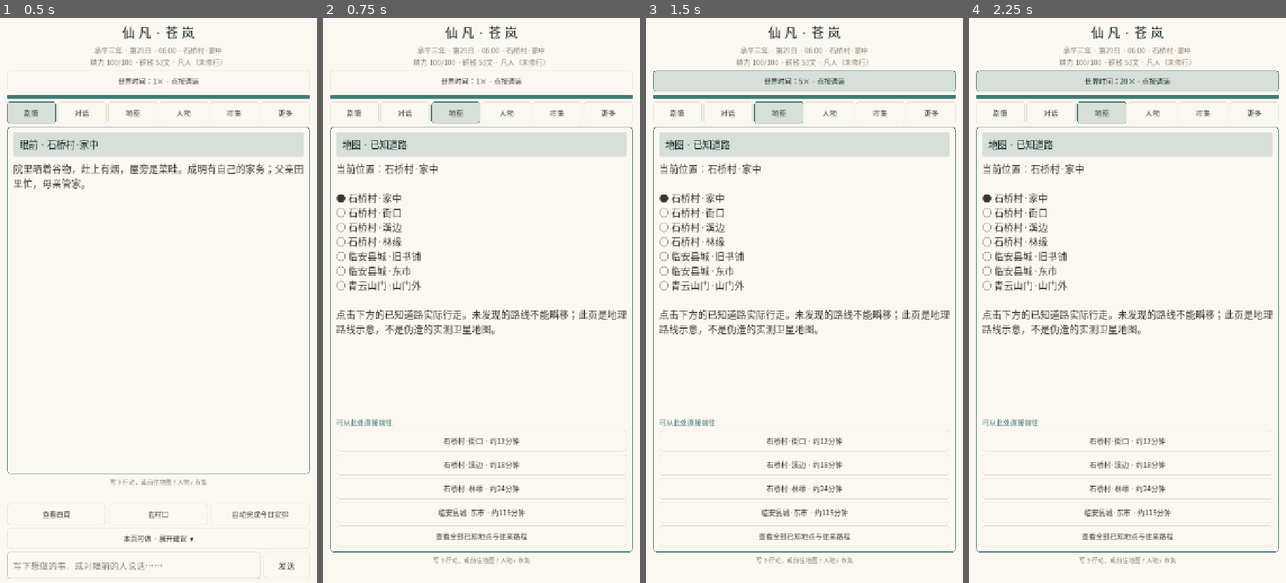
Above: before the commit, frames 1-4 (left to right).
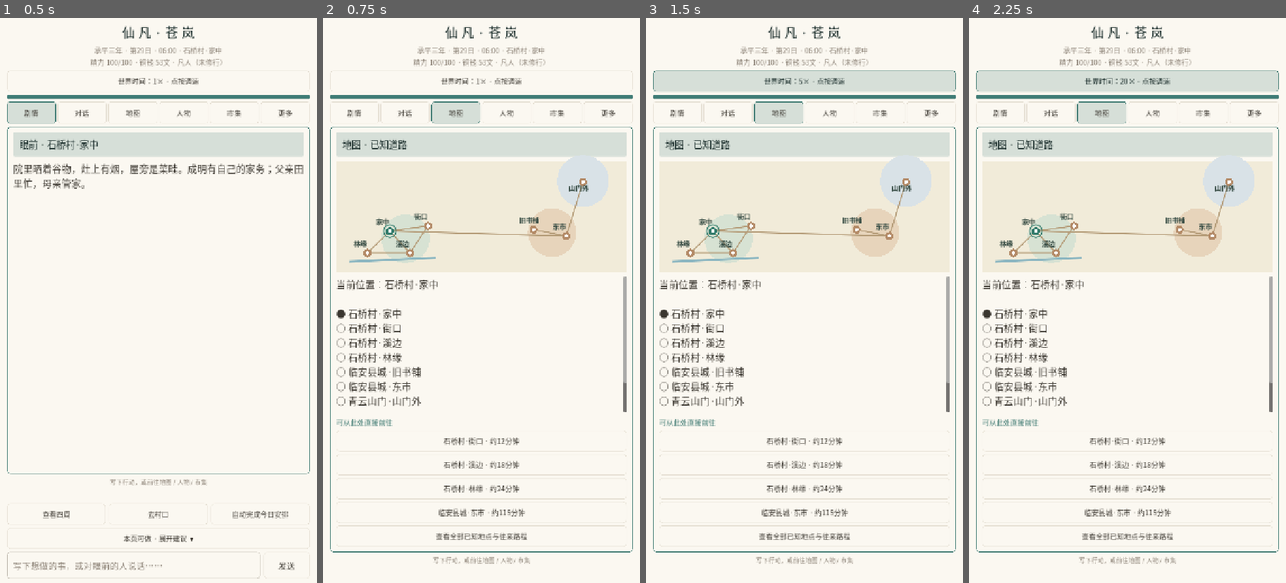
Above: after the commit, the same moments.

Repository: 160701541-cell/xinyanshuo
Game: Godot game, scene res://main.tscn
Same seed, same stepped clock (60 frames per second), same inputs: the game is played once before the commit and once after it.
Inputs:
- Up to frame 1 (0.5 s): no input
- Up to frame 2 (0.75 s): click "地图" at 0.5 s
- Up to frame 3 (1.5 s): click "世界时间：1× · 点按调速" at 1.25 s
- Up to frame 4 (2.25 s): click "世界时间：5× · 点按调速" at 2 s

Frame 1 is identical in both runs. In frame 2, 7.7% of the frame differs, in the area x 4-96%, y 24-70%; in frame 3, 7.7%; in frame 4, 7.7%.

Commit message:
feat(map/ui): integrate tappable Godot illustrated route atlas into dedicated map page

Diff:
--- a/projects/xianfan-living-world/android-text/scripts/main.gd
+++ b/projects/xianfan-living-world/android-text/scripts/main.gd
@@ -53,6 +53,7 @@
 var modal_card: PanelContainer
 var modal_heading_strip: PanelContainer
 var reader_footer: Label
+var route_canvas: XianfanRouteCanvas
 var cancel_ai_button: Button
 var tab_buttons: HBoxContainer
 var actor_buttons: VBoxContainer
@@ -309,6 +310,10 @@
     inside.add_child(paper_heading_strip)
     page_title=_label("眼前",21,JADE_INK)
     paper_heading_strip.add_child(page_title)
+    route_canvas=XianfanRouteCanvas.new()
+    route_canvas.visible=false
+    route_canvas.location_tapped.connect(_on_map_pin)
+    inside.add_child(route_canvas)
     scene_text=RichTextLabel.new()
     scene_text.bbcode_enabled=false
     scene_text.scroll_active=true
@@ -452,11 +457,23 @@
     _close_modal()
     _change_tab(name)
 
+func _on_map_pin(place: String) -> void:
+    if place==str(game.data["place"]):
+        notice.text="你已经在这里。"
+        return
+    for road in XianfanTravelPost.available_routes(str(game.data["place"])):
+        if str(road["to"])==place:
+            _go_from_map(str(road["cmd"]),place)
+            return
+    notice.text="地点已标出，但当前没有可直接抵达的道路。请逐段前往，无法瞬间移动。"
+
 func _show_map() -> void:
     # A route schematic of locations the rule engine can actually reach.
     # Do not pass an unimplemented waypoint to the time/position engine.
     var now:=str(game.data["place"])
     page_title.text="地图 · 已知道路"
+    route_canvas.visible=true
+    route_canvas.set_position_place(now)
     var names: Array[String]=[]
     for item in XianfanTravelPost.PLACES:
         var row: Dictionary=item
@@ -1177,6 +1194,7 @@
         tab.add_theme_color_override("font_color",PAPER)
         tab.add_theme_color_override("font_hover_color",PAPER)
     var suggestions: Array[String]=[]
+    route_canvas.visible=view=="地图"
     actor_buttons.visible=false
     feedback_copy.visible=view=="反馈"
     settings_button.visible=view=="设置"
